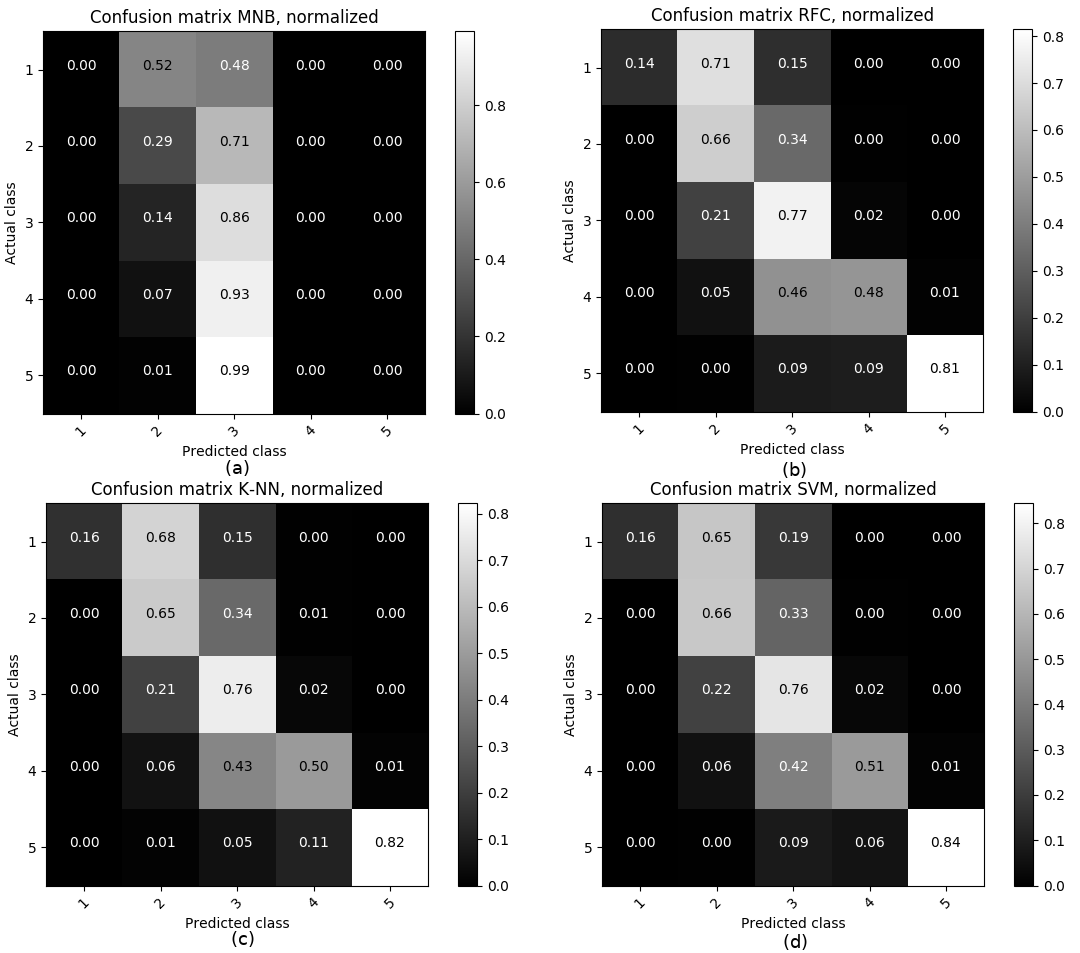
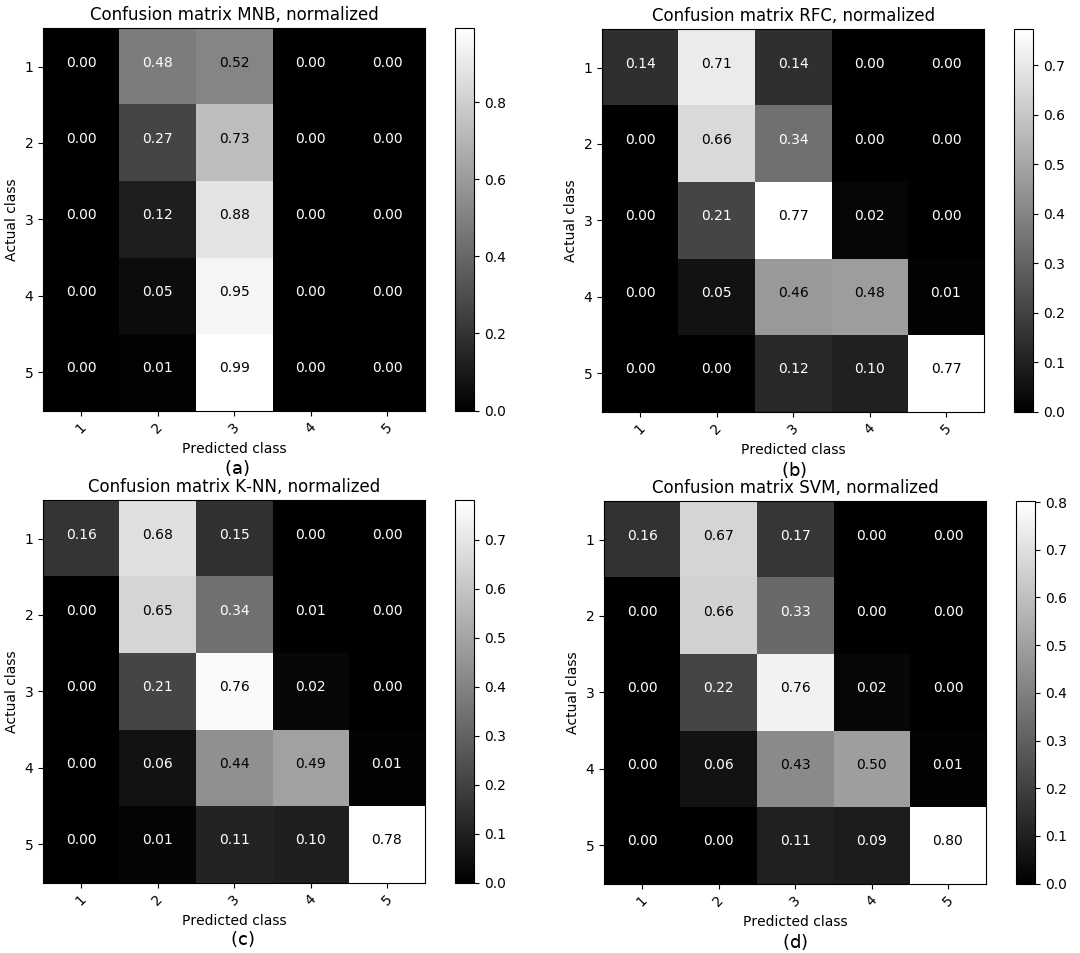
Before/after of a 1080 × 953 layered artwork. What changed in the layer stack:
painted on "matriz_confusao_normalizada_MNB_enn_best.png" over [4, 6, 506, 456]
moved "matriz_confusao_normalizada_RFC_enn_best.png" above "matriz_confusao_normalizada_K-NN_enn_best.png", painted on it over [478, 7, 1065, 454]
painted on "matriz_confusao_normalizada_K-NN_enn_best.png" over [4, 478, 509, 928]
painted on "matriz_confusao_normalizada_SVM_enn_best.png" over [479, 479, 1067, 928]
